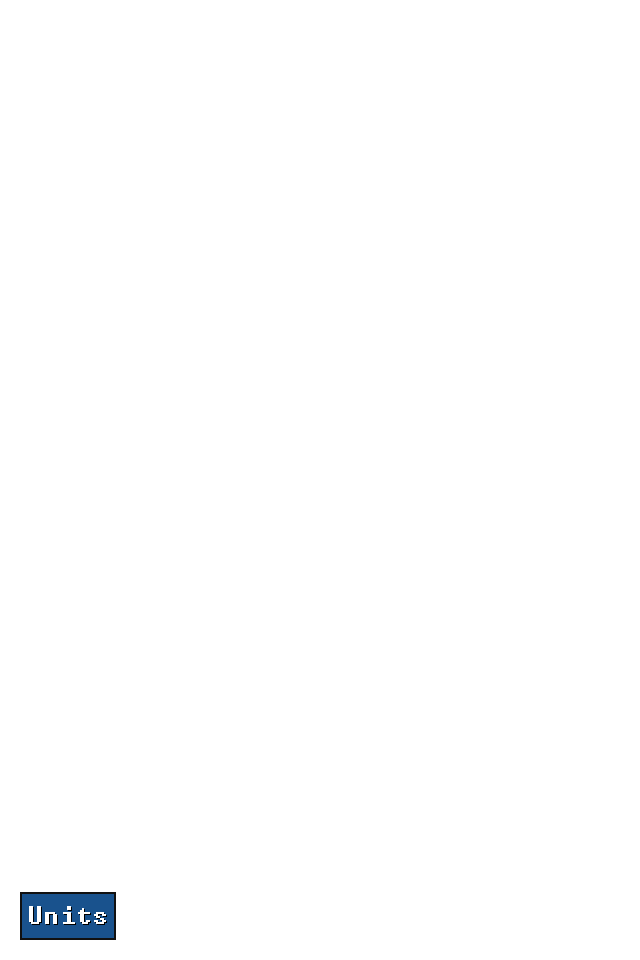
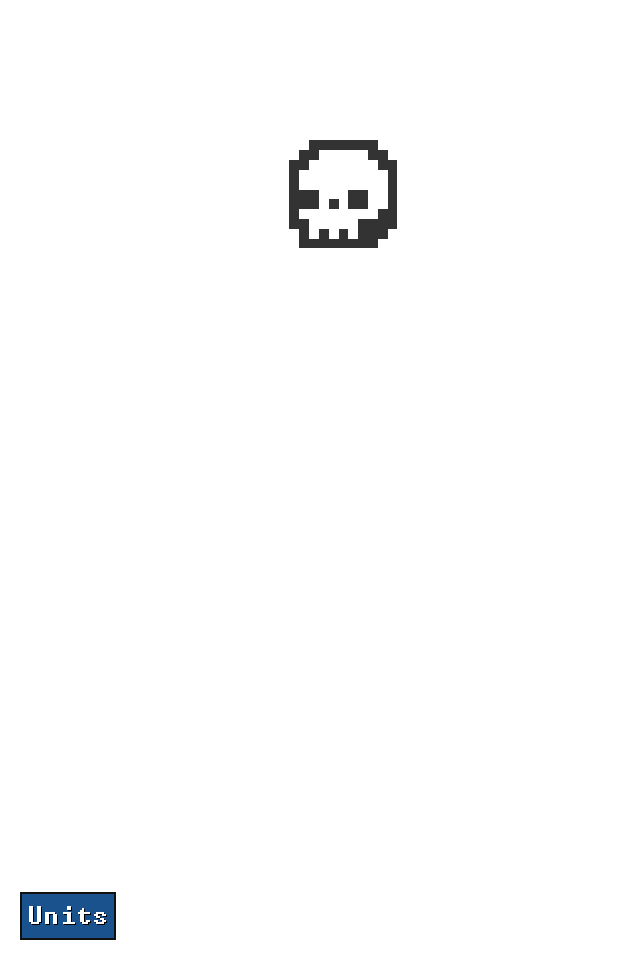
Layer changes from the first 640 × 960 image to the second:
added layer "Skull" above "Rectangle 1" over [289, 140, 397, 248]
